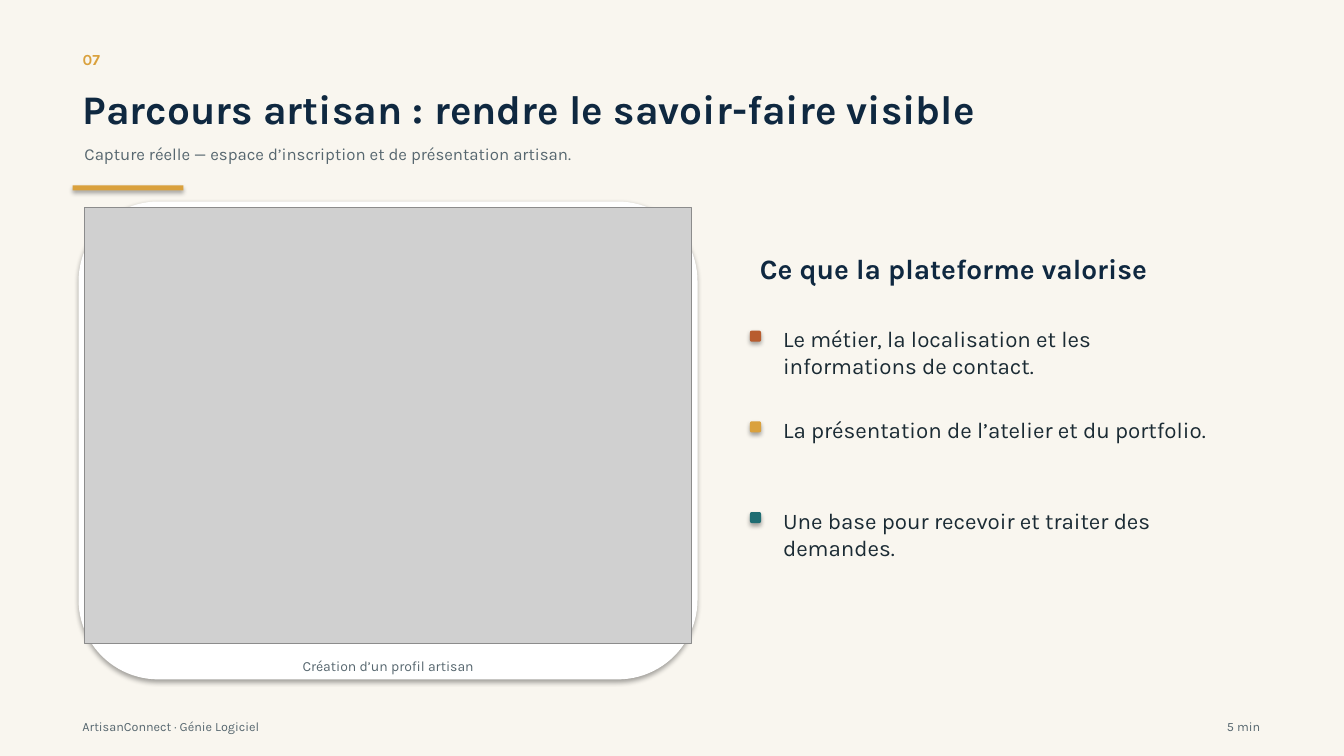
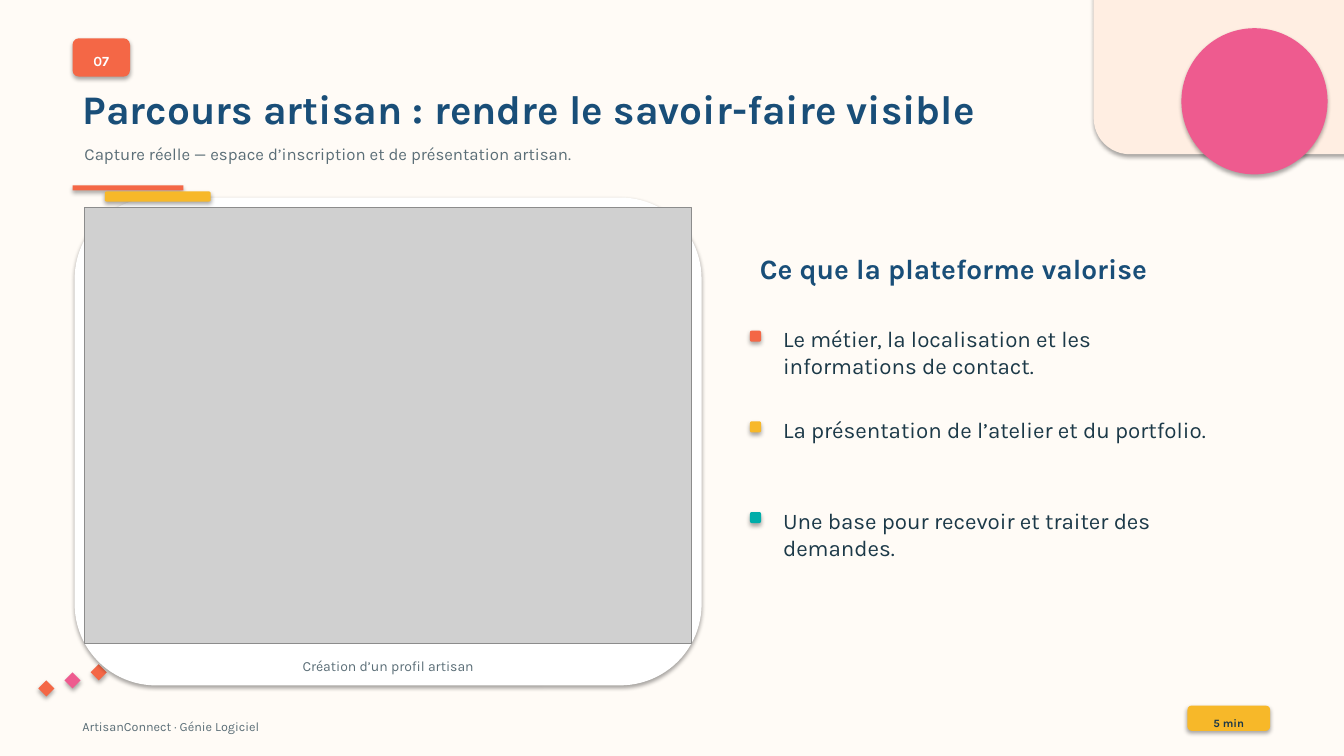
Before and after one commit to Oumaima-El-Badraouy/SELMB, a slide deck: slide 7 of ArtisanConnect_Dossier_Projet/05_Presentation/05_Presentation_ArtisanConnect.pptx. Drawn at 1344x756 pixels with LibreOffice and Linux fonts; fonts in the diff are those of the drawing; grey boxes stand for pictures. Boxes give left, top, right and bottom in pixels: in the first picture for what was removed or moved away, otherwise in the second. Text is boxed around its words. In the diff, an @@ line names an element or a change of style, - is before the commit and + after.

```diff
--- a/ArtisanConnect_Dossier_Projet/05_Presentation/05_Presentation_ArtisanConnect.pptx
+++ b/ArtisanConnect_Dossier_Projet/05_Presentation/05_Presentation_ArtisanConnect.pptx
@@ background #F9F6EF to #FFFBF6 @@
@@ rounded rectangle added at [1094, 0, 1344, 154], fill #FFEEE2 @@
@@ ellipse added at [1182, 28, 1328, 174], fill #EE5B8F @@
@@ text "07" at [93, 57, 109, 66]: size 11 to 10 pt, text colour #DAA13D to #FFFFFF; alignment left to centre @@
@@ rounded rectangle added at [73, 38, 130, 77], fill #F46746 @@
@@ text "Parcours artisan : rendre le ..." at [82, 95, 975, 125]: text colour #0F2840 to #194E78 @@
@@ text "Capture réelle — espace d’inscription ..." at [84, 147, 571, 164]: text colour #57676F to #5B6E77 @@
@@ rectangle at [73, 186, 184, 191]: fill #DAA13D to #F46746 @@
@@ rounded rectangle: place and size @@
-rounded rectangle at [79, 202, 698, 680]
+rounded rectangle at [75, 198, 702, 686]
@@ rounded rectangle added at [105, 192, 211, 202], fill #F7B829 @@
@@ text "Ce que la plateforme valorise" at [760, 259, 1147, 286]: text colour #0F2840 to #194E78 @@
@@ rounded rectangle at [750, 331, 761, 342]: fill #B85C2E to #F46746 @@
@@ rounded rectangle at [750, 421, 761, 433]: fill #DAA13D to #F7B829 @@
@@ text colour #1B2B34 to #1C3948 in 3 elements at [783, 330, 1090, 375], [783, 421, 1206, 444], [783, 513, 1150, 557] @@
@@ rounded rectangle at [750, 512, 761, 523]: fill #1F6D72 to #00ADA9 @@
@@ text "Création d’un profil artisan" at [303, 660, 474, 674]: text colour #57676F to #5B6E77 @@
@@ diamond added at [117, 656, 133, 673], fill #EE5B8F @@
@@ diamond added at [38, 681, 54, 697], fill #F46746 @@
@@ diamond added at [65, 673, 81, 689], fill #EE5B8F @@
@@ diamond added at [91, 664, 107, 681], fill #F46746 @@
@@ text "5 min": place and size @@
-text "5 min" at [1227, 722, 1260, 731]
+text "5 min" at [1213, 719, 1244, 727]
@@ text "5 min" at [1213, 719, 1244, 727]: size 9 to 8 pt, text colour #57676F to #1C3948, bold on; alignment right to centre @@
@@ rounded rectangle added at [1188, 706, 1270, 731], fill #F7B829 @@
```
Also in this commit, not shown: 9 other slides changed, 1 other file.
